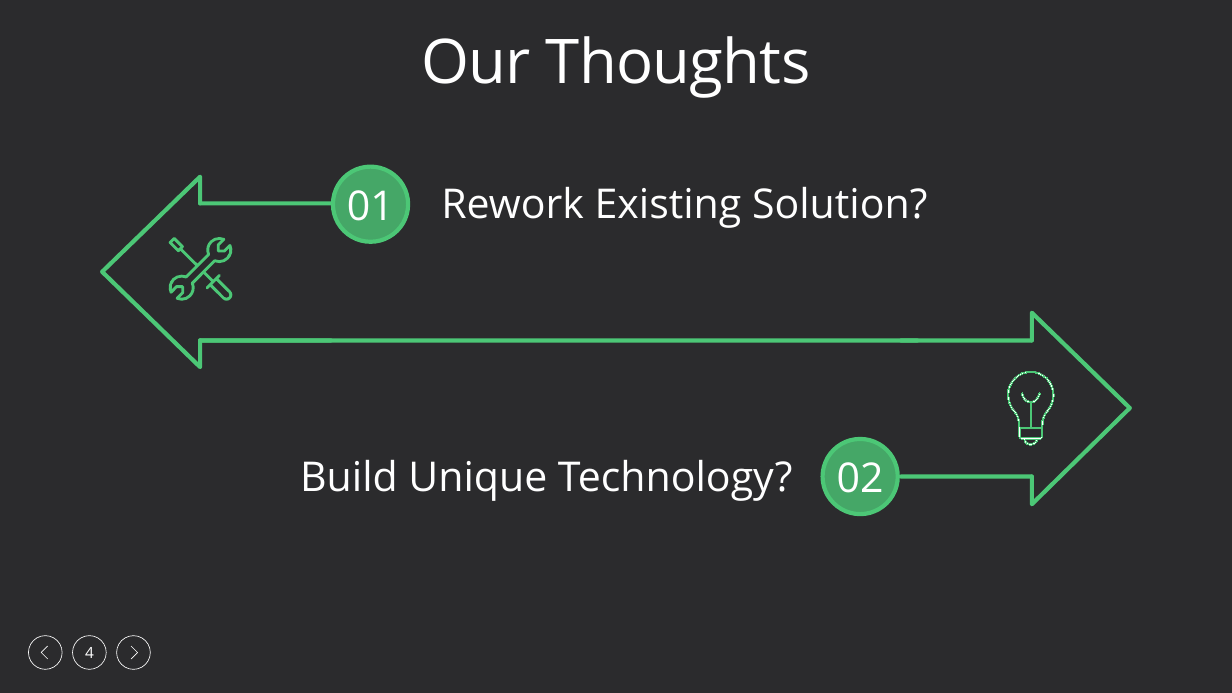
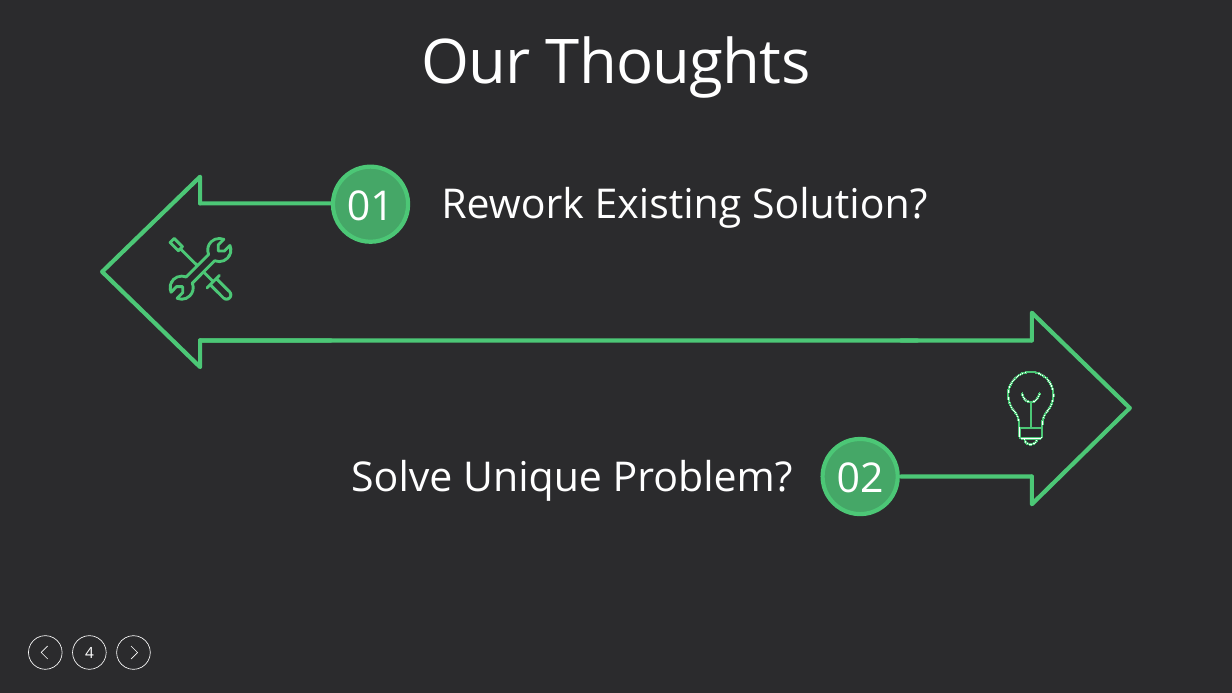
Before and after one commit to Houston17/team-4, a slide deck: slide 4 of Final Presentation.pptx. Drawn at 1232x693 pixels with LibreOffice and Linux fonts; fonts in the diff are those of the drawing. Boxes give left, top, right and bottom in pixels: in the first picture for what was removed or moved away, otherwise in the second. Text is boxed around its words. In the diff, an @@ line names an element or a change of style, - is before the commit and + after.

```diff
--- a/Final Presentation.pptx
+++ b/Final Presentation.pptx
@@ text at [351,459,793,501]: text changed @@
-Build Unique Technology?
+Solve Unique Problem?
```
Also in this commit, not shown: 2 other slides changed, 2 slides added.
